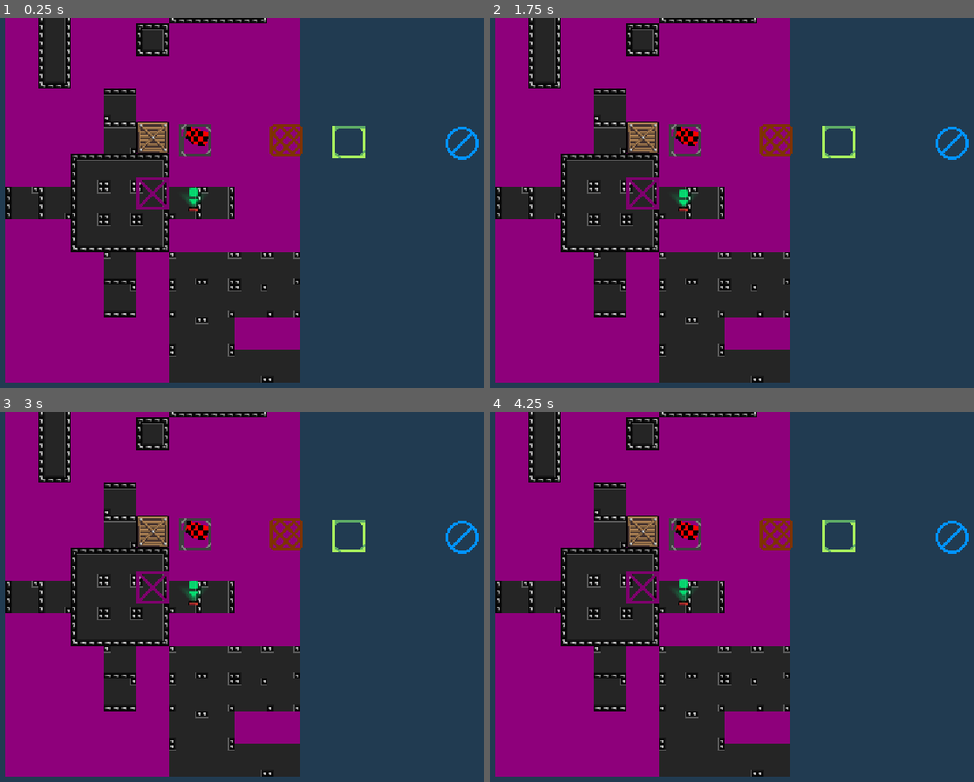
Above: before the commit, frames 1-4 (two rows, left to right).
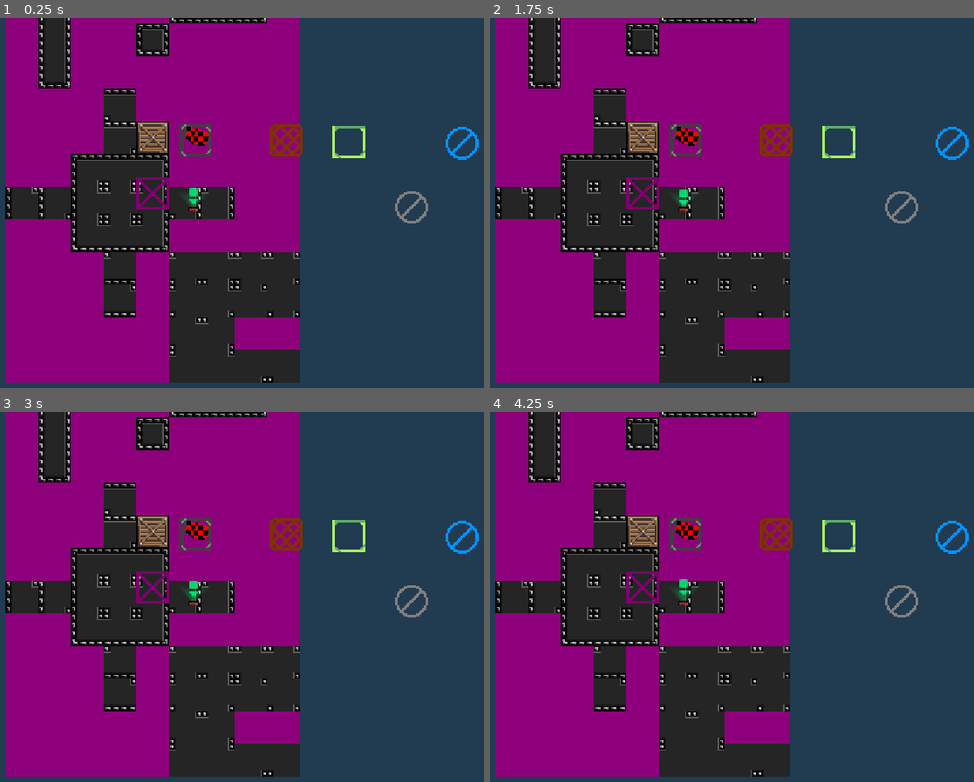
Above: after the commit, the same moments.

Repository: Patashu/Entwined-Time
Game: Godot game, scene res://TileSetScene.tscn
Two runs of this game, one before a commit and one after it. Both use one fixed random seed, a clock stepped at 60 frames per second and the inputs below. This scene is started directly instead of the project's main scene.
Inputs:
- Up to frame 1 (0.25 s): no input
- Up to frame 2 (1.75 s): tap Enter (ui_accept) at 0.5, 0.77, 1.52 s; hold Right (ui_right) 0.53-1.28 s; tap X (character_switch) at 0.6 s; tap F12 (start_replay) at 1.25 s; hold F9 (slowdown_replay) from 1.28 s (still down); tap Z (character_undo) at 1.35 s
- Up to frame 3 (3 s): tap Enter (ui_accept) at 2 s; release F9 (slowdown_replay) at 2.03 s; hold Right (ui_right) 2.03-2.78 s; hold Ctrl (ctrl) 2.03-2.78 s; tap R (restart) at 2.75 s; hold F10 (speedup_replay) from 2.78 s (still down); tap C (meta_undo) at 2.85 s
- Up to frame 4 (4.25 s): tap Enter (ui_accept) at 3.02, 3.77 s; tap F12 (start_replay) at 3.5 s; release F10 (speedup_replay) at 3.53 s; hold Left (ui_left) from 3.53 s (still down); tap V (paste) at 3.6 s

The runs differ from the first frame. In frame 1, 0.2% of the frame differs, in the area x 81-89%, y 46-56%; in frame 2, 0.2%; in frame 3, 0.2%; in frame 4, 0.2%.

Commit message:
The Tower

Diff:
--- a/DefaultTiles.tres
+++ b/DefaultTiles.tres
@@ -42,6 +42,7 @@
 [ext_resource path="res://assets/spikeball_4.png" type="Texture" id=40]
 [ext_resource path="res://assets/spikeball_2.png" type="Texture" id=41]
 [ext_resource path="res://assets/spikeball_3.png" type="Texture" id=42]
+[ext_resource path="res://assets/no_crate.png" type="Texture" id=43]
 
 [sub_resource type="AnimatedTexture" id=1]
 frames = 3
@@ -288,8 +289,8 @@
 14/autotile/navpoly_map = [  ]
 14/autotile/priority_map = [  ]
 14/autotile/z_index_map = [  ]
-14/occluder_offset = Vector2( 0, 0 )
-14/navigation_offset = Vector2( 0, 0 )
+14/occluder_offset = Vector2( 108, 180 )
+14/navigation_offset = Vector2( 108, 180 )
 14/shape_offset = Vector2( 0, 0 )
 14/shape_transform = Transform2D( 1, 0, 0, 1, 0, 0 )
 14/shape_one_way = false
@@ -548,3 +549,17 @@
 32/shape_one_way_margin = 0.0
 32/shapes = [  ]
 32/z_index = 0
+33/name = "NoCrate"
+33/texture = ExtResource( 43 )
+33/tex_offset = Vector2( 0, 0 )
+33/modulate = Color( 1, 1, 1, 1 )
+33/region = Rect2( 0, 0, 24, 24 )
+33/tile_mode = 0
+33/occluder_offset = Vector2( 12, 12 )
+33/navigation_offset = Vector2( 12, 12 )
+33/shape_offset = Vector2( 0, 0 )
+33/shape_transform = Transform2D( 1, 0, 0, 1, 0, 0 )
+33/shape_one_way = false
+33/shape_one_way_margin = 0.0
+33/shapes = [  ]
+33/z_index = 0
--- a/GameLogic.gd
+++ b/GameLogic.gd
@@ -137,6 +137,7 @@
 	NoLight,
 	PowerCrate,
 	CrateGoal,
+	NoCrate,
 }
 
 # information about the level
@@ -209,7 +210,8 @@
 	# Call once when the game is booted up.
 	initialize_level_list();
 	prepare_audio();
-	assert_tile_enum();
+	if (OS.is_debug_build()):
+		assert_tile_enum();
 
 	# Load the first map.
 	load_level(0);
@@ -254,6 +256,7 @@
 	chapter_standard_starting_levels.push_back(level_list.size());
 	level_list.push_back(preload("res://levels/Spikes.tscn"));
 	level_list.push_back(preload("res://levels/SnakePit.tscn"));
+	level_list.push_back(preload("res://levels/TheSpikePit.tscn"));
 	level_list.push_back(preload("res://levels/Campfire.tscn"));
 	level_list.push_back(preload("res://levels/Firewall.tscn"));
 	level_list.push_back(preload("res://levels/UnderDestination.tscn"));
@@ -318,7 +321,7 @@
 	level_list.push_back(preload("res://levels/CrateExpectations.tscn"));
 	level_list.push_back(preload("res://levels/Bridge.tscn"));
 	level_list.push_back(preload("res://levels/SteppingStool.tscn"));
-	level_list.push_back(preload("res://levels/TheSecondPit.tscn"));
+	level_list.push_back(preload("res://levels/TheCratePit.tscn"));
 	level_list.push_back(preload("res://levels/OverDestination.tscn"));
 	level_list.push_back(preload("res://levels/Landfill.tscn"));
 	level_list.push_back(preload("res://levels/SnakeChute.tscn"));
@@ -326,10 +329,11 @@
 
 	chapter_advanced_starting_levels.push_back(level_list.size());
 	level_list.push_back(preload("res://levels/OverDestinationEx.tscn"));
-	level_list.push_back(preload("res://levels/TheSecondPitEx.tscn"));
+	level_list.push_back(preload("res://levels/TheCratePitEx.tscn"));
 	level_list.push_back(preload("res://levels/SteppingStoolEx.tscn"));
 	level_list.push_back(preload("res://levels/LandfillEx.tscn"));
-	level_list.push_back(preload("res://levels/TheSecondPitEx2.tscn"));
+	level_list.push_back(preload("res://levels/TheCratePitEx2.tscn"));
+	level_list.push_back(preload("res://levels/TheTower.tscn"));
 
 	# sentinel to make overflow checks easy
 	chapter_standard_starting_levels.push_back(level_list.size());
@@ -613,6 +617,8 @@
 		return actor.actorname == "heavy";
 	if (id == Tiles.NoLight):
 		return actor.actorname == "light";
+	if (id == Tiles.NoCrate):
+		return !actor.is_character;
 	if id == Tiles.Grate:
 		return actor.is_character;
 	if id == Tiles.OnewayEastGreen:
--- a/TileSetScene.tscn
+++ b/TileSetScene.tscn
@@ -42,6 +42,7 @@
 [ext_resource path="res://assets/spikeball_4.png" type="Texture" id=40]
 [ext_resource path="res://assets/spikeball_2.png" type="Texture" id=41]
 [ext_resource path="res://assets/spikeball_3.png" type="Texture" id=42]
+[ext_resource path="res://assets/no_crate.png" type="Texture" id=43]
 
 [sub_resource type="AnimatedTexture" id=1]
 frames = 3
@@ -219,3 +220,7 @@
 [node name="CrateGoal" type="Sprite" parent="."]
 position = Vector2( 144, 130 )
 texture = SubResource( 2 )
+
+[node name="NoCrate" type="Sprite" parent="."]
+position = Vector2( 304, 139 )
+texture = ExtResource( 43 )
--- a/levels/TheSecondPit.tscn
+++ b/levels/TheCratePit.tscn
@@ -1,17 +1,17 @@
 [gd_scene load_steps=3 format=2]
 
-[ext_resource path="res://levels/LevelInfo.gd" type="Script" id=1]
-[ext_resource path="res://DefaultTiles.tres" type="TileSet" id=2]
+[ext_resource path="res://DefaultTiles.tres" type="TileSet" id=1]
+[ext_resource path="res://levels/LevelInfo.gd" type="Script" id=2]
 
 [node name="TerrainMap" type="TileMap"]
-tile_set = ExtResource( 2 )
+tile_set = ExtResource( 1 )
 cell_size = Vector2( 24, 24 )
 format = 1
 tile_data = PoolIntArray( 0, 14, 262148, 8, 1, 0, 10, 14, 262148, 131073, 7, 0, 131074, 2, 0, 131075, 3, 0, 131079, 8,  …(303 unchanged characters)…
 
 [node name="LevelInfo" type="Node" parent="."]
-script = ExtResource( 1 )
-level_name = "The Second Pit"
+script = ExtResource( 2 )
+level_name = "The Crate Pit"
 level_replay = "xaassxddxxddxzzzzssxzzxwxdwddwdxzzzaaaaxw"
 heavy_max_moves = 9
 light_max_moves = 4
--- a/levels/TheSecondPitEx.tscn
+++ b/levels/TheCratePitEx.tscn
@@ -1,17 +1,17 @@
 [gd_scene load_steps=3 format=2]
 
-[ext_resource path="res://levels/LevelInfo.gd" type="Script" id=1]
-[ext_resource path="res://DefaultTiles.tres" type="TileSet" id=2]
+[ext_resource path="res://DefaultTiles.tres" type="TileSet" id=1]
+[ext_resource path="res://levels/LevelInfo.gd" type="Script" id=2]
 
 [node name="TerrainMap" type="TileMap"]
-tile_set = ExtResource( 2 )
+tile_set = ExtResource( 1 )
 cell_size = Vector2( 24, 24 )
 format = 1
 tile_data = PoolIntArray( 0, 14, 262148, 8, 1, 0, 10, 14, 262148, 131073, 7, 0, 131074, 2, 0, 131075, 3, 0, 131077, 6,  …(317 unchanged characters)…
 
 [node name="LevelInfo" type="Node" parent="."]
-script = ExtResource( 1 )
-level_name = "The Second Pit [VAR1]"
+script = ExtResource( 2 )
+level_name = "The Crate Pit [VAR1]"
 level_replay = "wdddxawaaaasdxzzzcxaxzzxzzzzzzzzzassxdxwxdwdddxzzzzxzzxaxzzdwdxaaaaxw"
 heavy_max_moves = 6
 light_max_moves = 9
--- a/levels/TheSecondPitEx2.tscn
+++ b/levels/TheCratePitEx2.tscn
@@ -11,7 +11,7 @@
 
 [node name="LevelInfo" type="Node" parent="."]
 script = ExtResource( 2 )
-level_name = "The Second Pit [VAR2]"
+level_name = "The Crate Pit [VAR2]"
 level_replay = "aaaxaxaxzaxaxzxwxdddxzzzzzzwdxaxsaxzxzddxddxwxdxzdxzzzaaaxzzzzzzsdddwdwzzzzzzdsddwdccccccccccccccccccccccccccccxddxzzzzzzdxzxddzxxdwdxzzaaaxw"
 heavy_max_moves = 6
 light_max_moves = 6
--- /dev/null
+++ b/levels/TheSpikePit.tscn
@@ -0,0 +1,16 @@
+[gd_scene load_steps=3 format=2]
+
+[ext_resource path="res://levels/LevelInfo.gd" type="Script" id=1]
+[ext_resource path="res://DefaultTiles.tres" type="TileSet" id=2]
+
+[node name="TerrainMap" type="TileMap"]
+tile_set = ExtResource( 2 )
+cell_size = Vector2( 24, 24 )
+format = 1
+tile_data = PoolIntArray( 0, 12, 0, 10, 12, 0, 131074, 7, 0, 131075, 2, 0, 131079, 8, 0, 131080, 1, 0, 196609, 14, 196613, 196610, 14, 196614, 196611, 14, 196615, 196612, 12, 0, 196614, 12, 0, 196615, 14, 196613, 196616, 14, 196614, 196617, 14, 196615, 262148, 12, 0, 262150, 12, 0, 327684, 12, 0, 327685, 12, 0, 327686, 12, 0 )
+
+[node name="LevelInfo" type="Node" parent="."]
+script = ExtResource( 1 )
+level_name = "The Spike Pit"
+heavy_max_moves = 6
+light_max_moves = 5
--- /dev/null
+++ b/levels/TheTower.tscn
@@ -0,0 +1,17 @@
+[gd_scene load_steps=3 format=2]
+
+[ext_resource path="res://DefaultTiles.tres" type="TileSet" id=1]
+[ext_resource path="res://levels/LevelInfo.gd" type="Script" id=2]
+
+[node name="TerrainMap" type="TileMap"]
+tile_set = ExtResource( 1 )
+cell_size = Vector2( 24, 24 )
+format = 1
+tile_data = PoolIntArray( 5, 33, 0, 6, 32, 0, 7, 33, 0, 65541, 33, 0, 65542, 6, 0, 65543, 33, 0, 131077, 33, 0, 131078, 5, 0, 131079, 33, 0, 196613, 33, 0, 196614, 5, 0, 196615, 33, 0, 262149, 33, 0, 262150, 5, 0, 262151, 33, 0, 327685, 33, 0, 327686, 5, 0, 327687, 33, 0, 393221, 33, 0, 393222, 5, 0, 393223, 33, 0, 458757, 33, 0, 458758, 3, 0, 458759, 33, 0, 524288, 1, 0, 524291, 2, 0, 524292, 8, 0, 524293, 33, 0, 524294, 6, 0, 524295, 33, 0, 524300, 7, 0, 589824, 14, 196613, 589825, 14, 196614, 589826, 14, 196614, 589827, 14, 196614, 589828, 14, 196614, 589829, 14, 196615, 589830, 29, 0, 589831, 14, 196613, 589832, 14, 196614, 589833, 14, 196614, 589834, 14, 196614, 589835, 14, 196614, 589836, 14, 196615 )
+
+[node name="LevelInfo" type="Node" parent="."]
+script = ExtResource( 2 )
+level_name = "The Tower"
+level_replay = "xwxddaxdsxzxzxdxxzwxzxzdxzxzxswxzcdxzzxzxsswxdxzzzxzxwwwxzdxzzccxdxzzzxzzcaxcwxaxzdwwxzzxzzzzxzdddxxzxzxzzdxdddxddxzzzxzxadxdxzzxzxaadxdxzzzdddxzzzaaa"
+heavy_max_moves = 3
+light_max_moves = 3
Not shown: 1 places in DefaultTiles.tres that only renumber resources
Not shown: 1 places in TileSetScene.tscn that only renumber resources
Binary file added: assets/no_crate.png
Not shown, added: assets/no_crate.png.import
